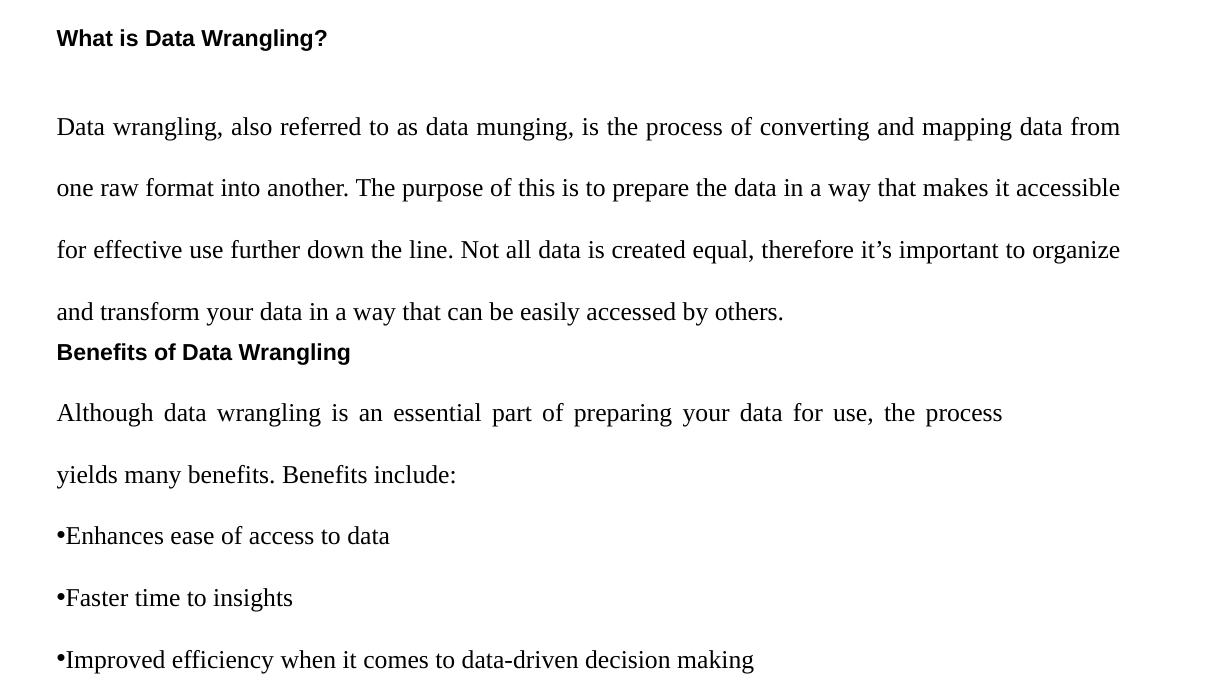
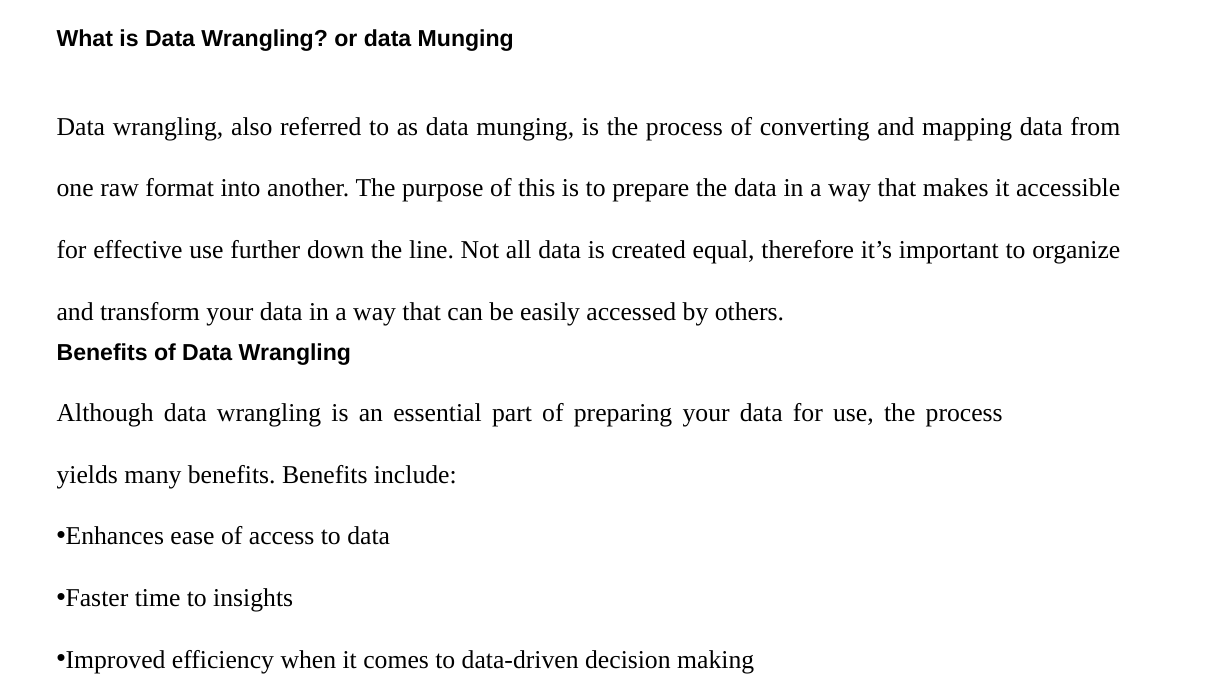
Before and after one commit to S-AMK/S-AMK, a slide deck: slide 80 of UNIT-4.pptx (slide 74 before the commit). Drawn at 1232x693 pixels with LibreOffice and Linux fonts; fonts in the diff are those of the drawing. Boxes give left, top, right and bottom in pixels: in the first picture for what was removed or moved away, otherwise in the second. Text is boxed around its words. In the diff, an @@ line names an element or a change of style, - is before the commit and + after.

```diff
--- a/UNIT-4.pptx
+++ b/UNIT-4.pptx
@@ text at bbox=[57, 29, 514, 51]: text changed @@
-What is Data Wrangling?
+What is Data Wrangling? or data Munging
```
Also in this commit, not shown: 48 other slides changed, 38 slides added, 42 slides removed.
